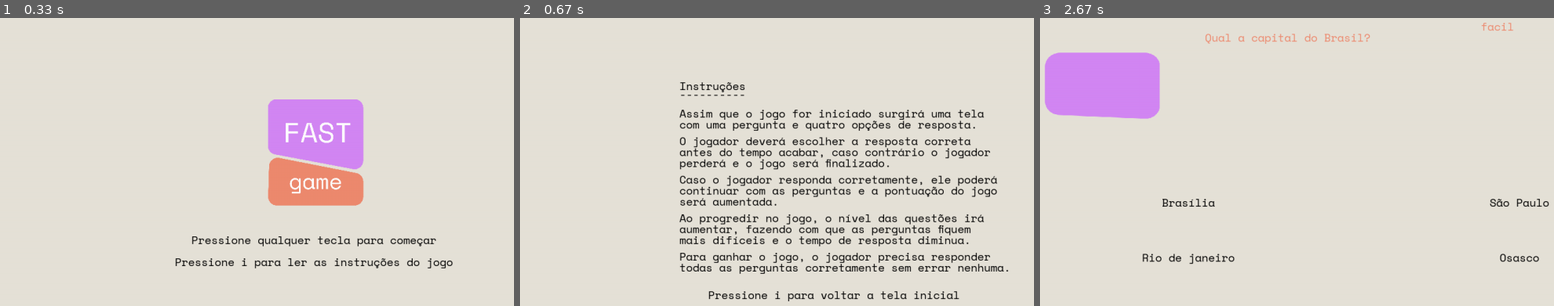
Above: before the commit, frames 1-3 (left to right).
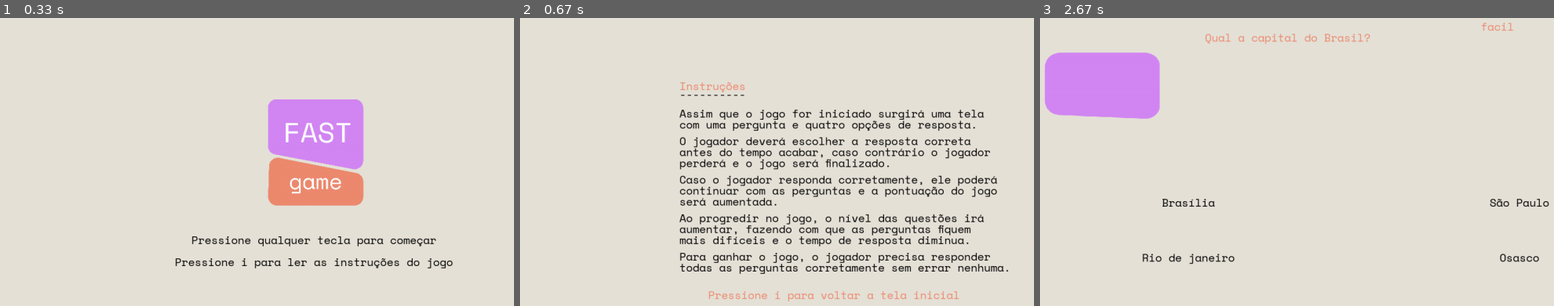
Above: after the commit, the same moments.

Repository: insper-classroom/devlife-23-1-projeto-pygame-jonas-pelegrina-gabriel-mendes
Game: pygame game, started from jogo.py
The game is run twice, just before and just after one commit, with the same random seed, the same clock (stepped at 60 frames per second) and the same inputs.
Inputs:
- Up to frame 1 (0.33 s): no input
- Up to frame 2 (0.67 s): tap I at 0.33 s
- Up to frame 3 (2.67 s): tap Space at 0.67 s; tap I at 1 s; tap Enter at 2.33 s

Frame 1 is identical in both runs. In frame 2, 0.7% of the frame differs, in the area x 31-86%, y 22-99%; in frame 3, nothing differs.

Commit message:
Padronização e constante de cores

Diff:
--- a/config.py
+++ b/config.py
@@ -6,6 +6,12 @@
 WIDTH = 1280 # Largura da tela
 HEIGHT = 720 # Altura da tela
 FPS = 60 # Frames por segundo
+#CORES
+LARANJA = (238, 138, 111)
+ROXO = (211,135,244)
+PRETO = (0,0,0)
+BRANCO = (255,255,255)
+BEJE_FUNDO = (230,226,216)
 
 # Variáveis
 tela_de_inicio = True
@@ -16,5 +22,4 @@
 questao_sorteada_facil = sorteia_questao(dicionario_classificado, 'facil')
 questao_sorteada_medio = sorteia_questao(dicionario_classificado, 'medio')
 
-
 print (perguntas)
--- a/jogo.py
+++ b/jogo.py
@@ -40,7 +40,7 @@
 
 
         if tela_de_instrucoes:
-            instrucoes = fonte_jogo.render('Instruções', True, (0, 0, 0))
+            instrucoes = fonte_jogo.render('Instruções', True, LARANJA)
             instrucoes_detalhe = fonte_jogo.render('----------', True, (0, 0, 0))
             regras = fonte_jogo.render('Assim que o jogo for iniciado surgirá uma tela', True, (0, 0, 0))
             regras1 = fonte_jogo.render('com uma pergunta e quatro opções de resposta.', True, (0, 0, 0))
@@ -55,7 +55,7 @@
             regras10 = fonte_jogo.render('mais difíceis e o tempo de resposta diminua.', True, (0, 0, 0))
             regras11 = fonte_jogo.render('Para ganhar o jogo, o jogador precisa responder', True, (0, 0, 0))
             regras12 = fonte_jogo.render('todas as perguntas corretamente sem errar nenhuma.', True, (0, 0, 0))
-            inicio = fonte_jogo.render('Pressione i para voltar a tela inicial', True, (0, 0, 0))
+            inicio = fonte_jogo.render('Pressione i para voltar a tela inicial', True, LARANJA)
 
             window.blit(instrucoes, (WIDTH/2 - instrucoes.get_width()/2 - 220, HEIGHT/2 - instrucoes.get_height()/2 - 200))
             window.blit(instrucoes_detalhe, (WIDTH/2 - instrucoes_detalhe.get_width()/2 - 220, HEIGHT/2 - instrucoes_detalhe.get_height()/2 - 185))
@@ -77,7 +77,7 @@
 
         elif inicio_jogo:
             # Pergunta do jogo
-            titulo = fonte_jogo.render(questao_sorteada_facil['titulo'], True, (238, 138, 111))
+            titulo = fonte_jogo.render(questao_sorteada_facil['titulo'], True, LARANJA)
             opcoes = questao_sorteada_facil['opcoes']
             opcao_a = fonte_jogo.render(opcoes['A'], True, (0, 0, 0))
             opcao_b = fonte_jogo.render(opcoes['B'], True, (0, 0, 0))
